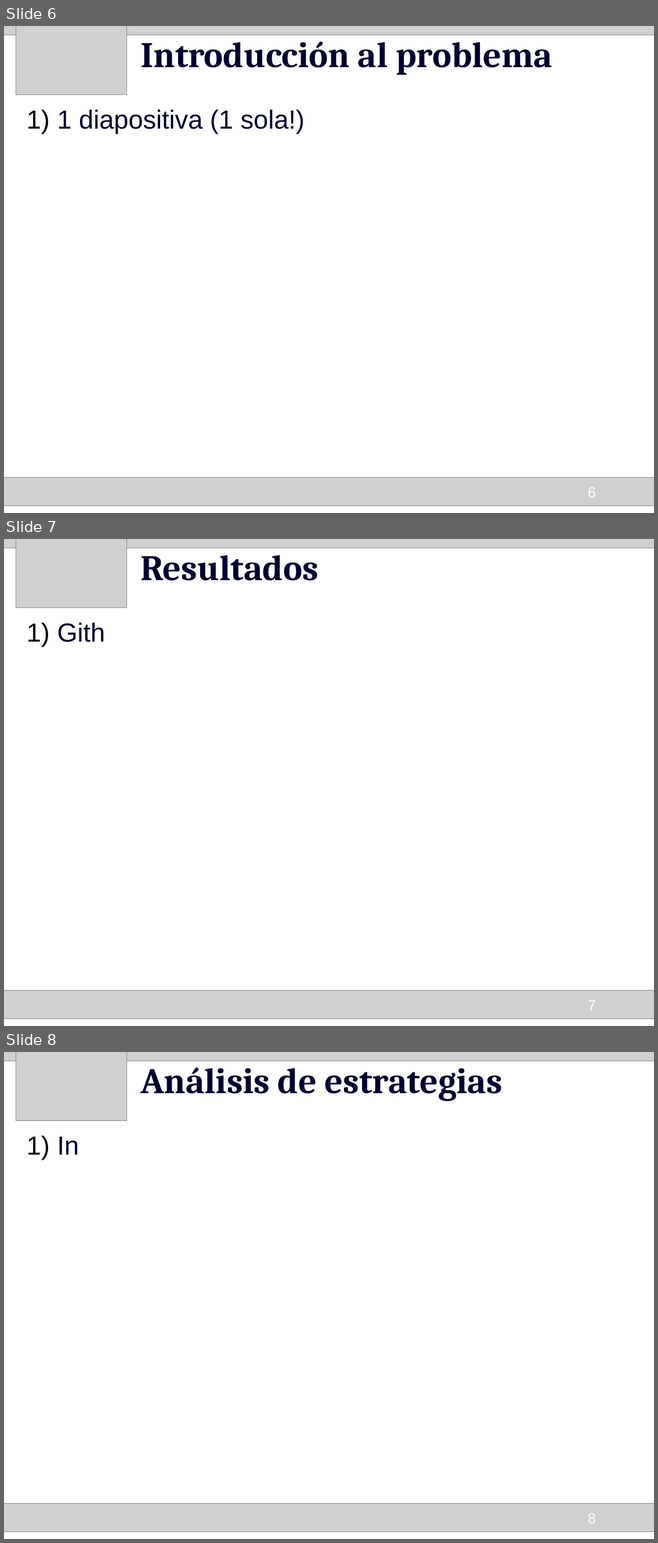
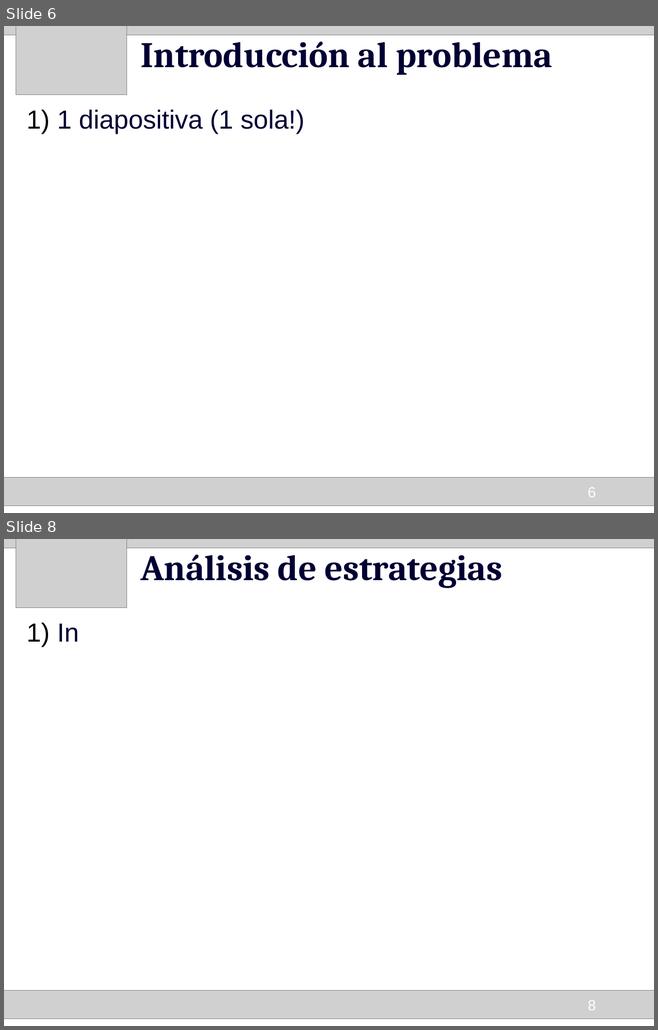
Before and after one commit to HumbertoCelleri/ljmd, a slide deck: presentacion/Presentacion.odp. Shown one above the other, each under a label of ours: slides 6, 7 and 8 before the commit, slides 6 and 8 after it; the slides between them are not shown. The pictures are 658x1543 and 658x1030 pixels, drawn with LibreOffice and Linux fonts; fonts in the diff are those of the drawing; grey boxes stand for pictures. Boxes give left, top, right and bottom in pixels: in the first picture for what was removed or moved away, otherwise in the second. Text is boxed around its words. In the diff, an @@ line names an element or a change of style, - is before the commit and + after.

```diff
--- a/presentacion/Presentacion.odp
+++ b/presentacion/Presentacion.odp
@@ slide 7 removed at [4,539,654,1026], background #FFFFFF @@
@@ picture removed at [4,539,654,542] @@
@@ picture removed at [4,539,654,548] @@
@@ picture removed at [16,539,126,608] @@
@@ title removed at [140,547,318,581] @@
-Resultados
@@ text removed at [57,623,106,642] @@
-1) Gith
@@ picture removed at [4,991,654,1019] @@
@@ page number removed at [587,1001,596,1011] @@
-7
```
Also in this commit, not shown: 5 slides changed, 6 slides added, 1 other slide removed.
